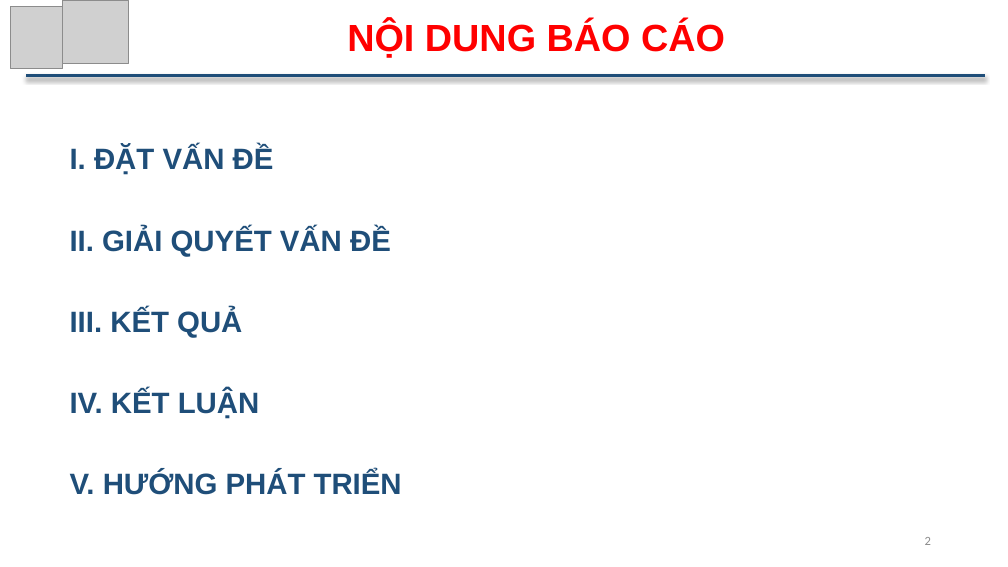
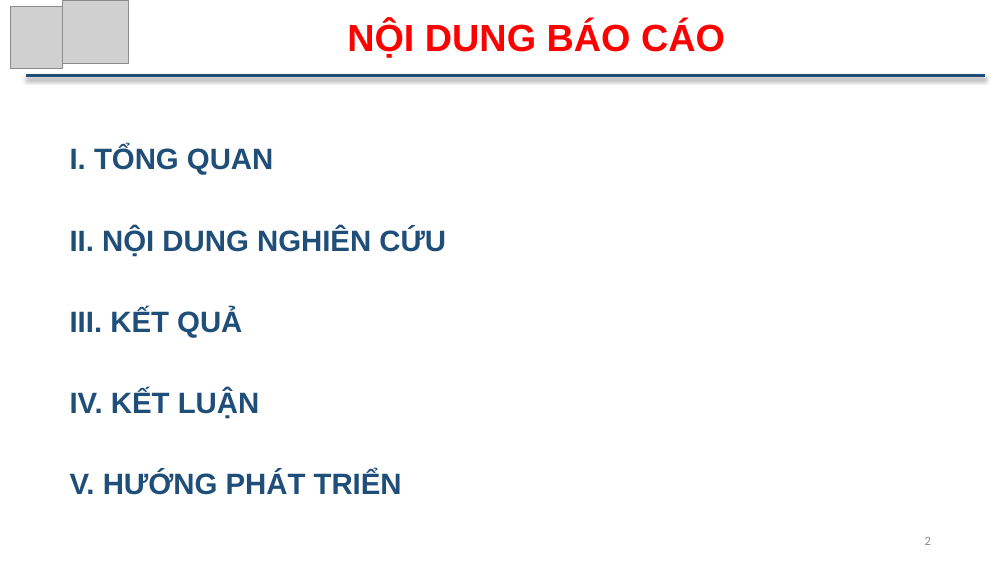
Before and after one commit to ThuTrongNguyen/Thesis, a slide deck: slide 2 of SlideBaoCao_NguyenTrongThu.pptx. Drawn at 1008x567 pixels with LibreOffice and Linux fonts; fonts in the diff are those of the drawing; grey boxes stand for pictures. Boxes give left, top, right and bottom in pixels: in the first picture for what was removed or moved away, otherwise in the second. Text is boxed around its words. In the diff, an @@ line names an element or a change of style, - is before the commit and + after.

```diff
--- a/SlideBaoCao_NguyenTrongThu.pptx
+++ b/SlideBaoCao_NguyenTrongThu.pptx
@@ text at [70,146,446,256]: text changed @@
-I. ĐẶT VẤN ĐỀ
-II. GIẢI QUYẾT VẤN ĐỀ
+I. TỔNG QUAN
+II. NỘI DUNG NGHIÊN CỨU
```
Also in this commit, not shown: 19 other slides changed.
